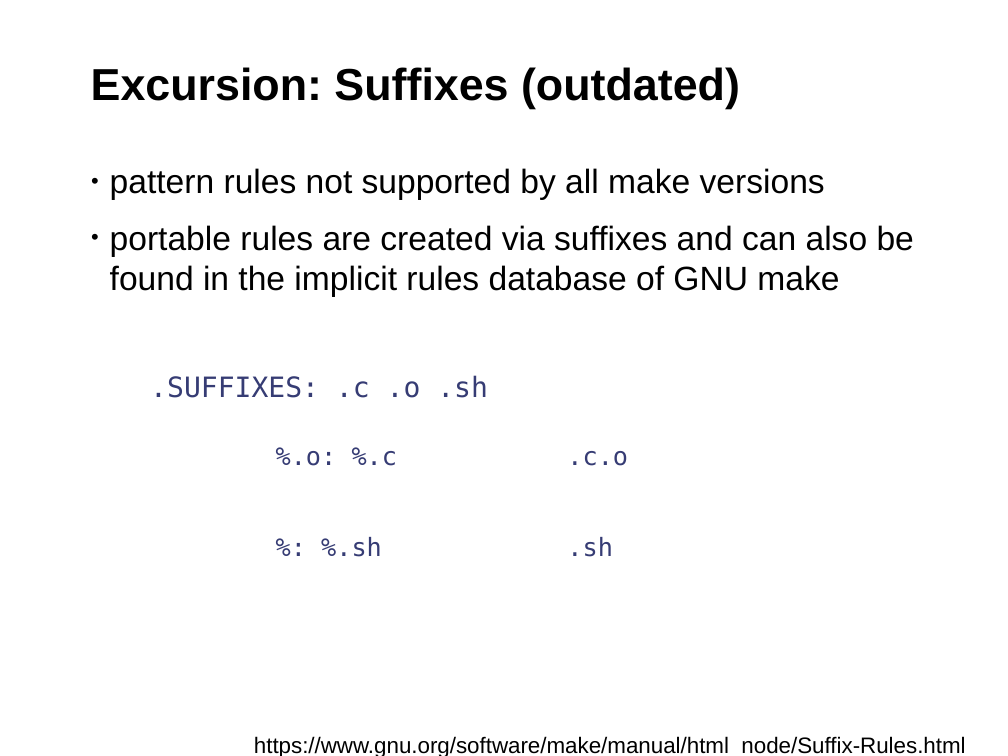
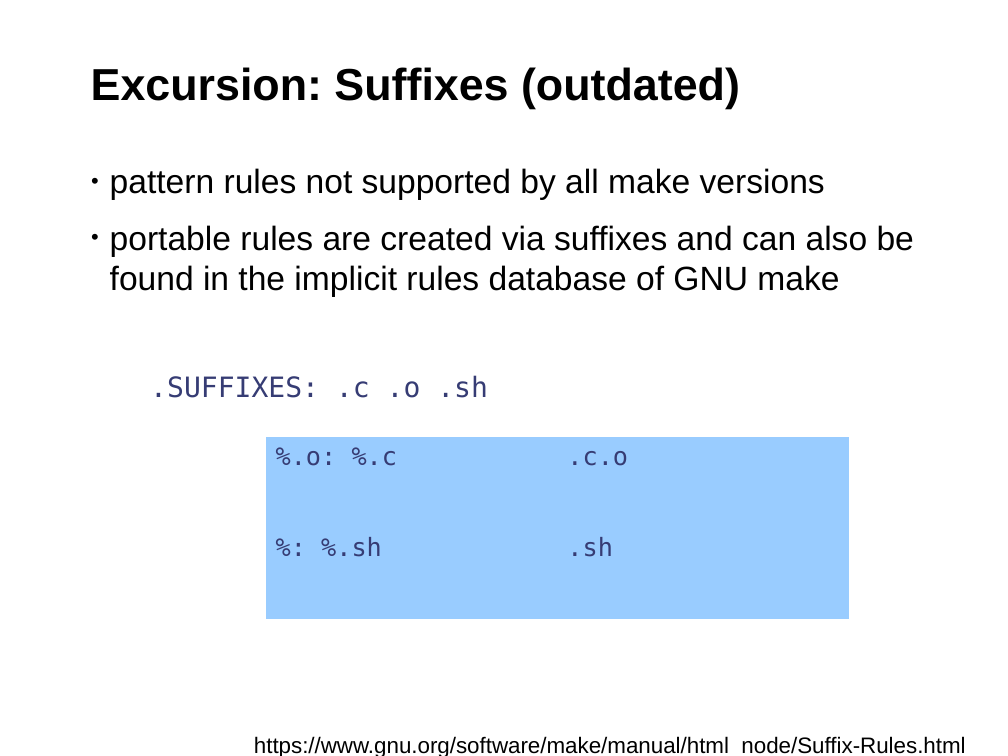
Before and after one commit to fsundermeyer/GNU_make_workshop, a slide deck: slide 25 of Presentation_GNU_make_workshop.odp. Drawn at 1008x756 pixels with LibreOffice and Linux fonts; fonts in the diff are those of the drawing; background and template pictures are left out. Boxes give left, top, right and bottom in pixels: in the first picture for what was removed or moved away, otherwise in the second. Text is boxed around its words. In the diff, an @@ line names an element or a change of style, - is before the commit and + after.

```diff
--- a/Presentation_GNU_make_workshop.odp
+++ b/Presentation_GNU_make_workshop.odp
@@ table at (x1=265, y1=437, x2=848, y2=619) @@
@@ fill none to #99CCFF in 4 cells @@
```
Also in this commit, not shown: 2 other slides changed.
